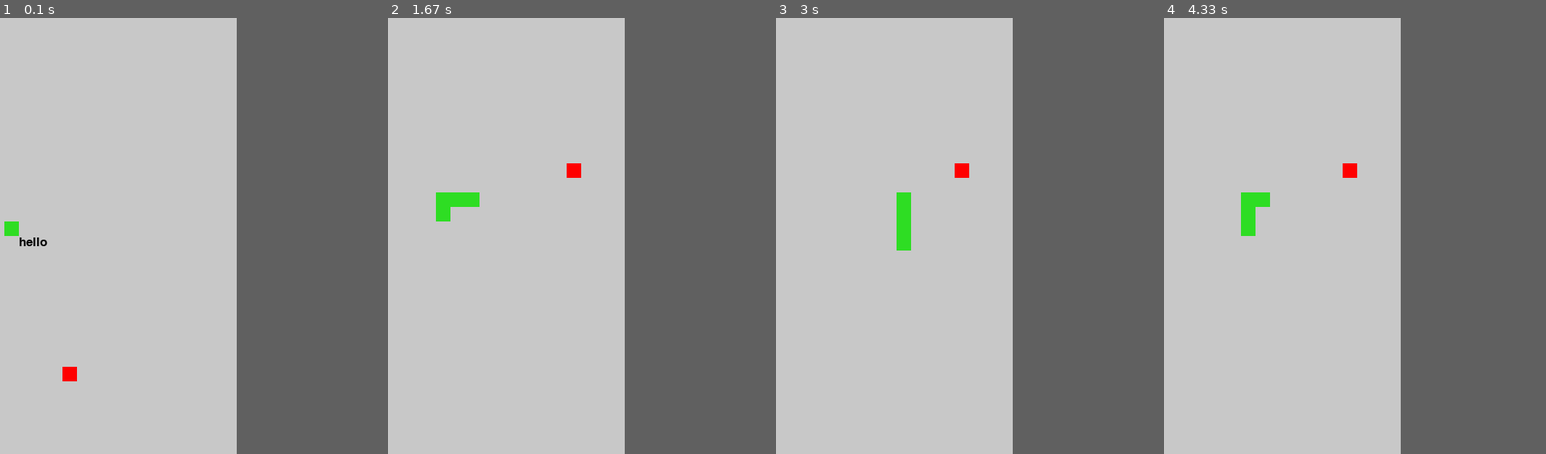
Above: before the commit, frames 1-4 (left to right).
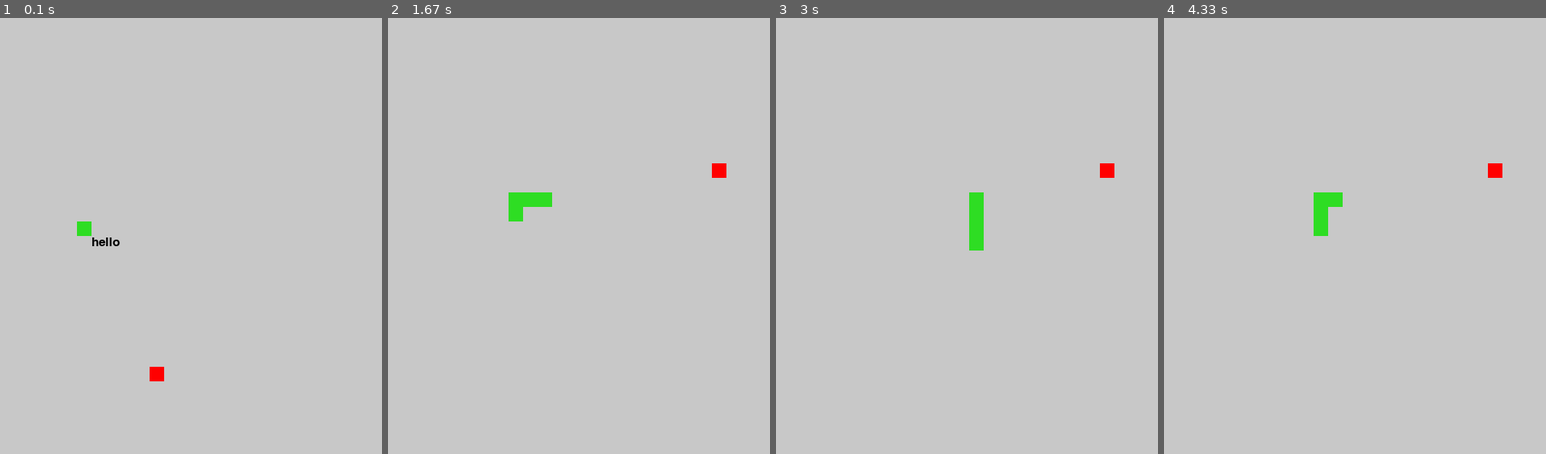
Above: after the commit, the same moments.

Repository: AndyGJorgensen/PyGameTutorialSnake
Game: pygame game, started from PyGameTutorialSnake/PyGameTutorialSnake/PyGameTutorialSnake.py
Two runs of this game, one before a commit and one after it. Both use one fixed random seed, a clock stepped at 60 frames per second and the inputs below.
Inputs:
- Up to frame 1 (0.1 s): no input
- Up to frame 2 (1.67 s): hold Right 0.33-0.8 s; hold Up 0.83-1.27 s; hold Right from 1.3 s (still down)
- Up to frame 3 (3 s): release Right at 1.8 s; hold Down 2.4-2.95 s; hold Left from 2.98 s (still down)
- Up to frame 4 (4.33 s): release Left at 3.53 s; hold Up 3.57-4.12 s; hold Right from 4.15 s (still down)
In our replay, the window is 600x600 before the commit and 800x600 after it. These sizes can differ from the game's own. Grey fills any space a smaller window leaves; there, only what the larger window draws over its background counts as a difference.

The runs differ from the first frame. In frame 1, 0.7% of the frame differs, in the area x 1-43%, y 46-84%; in frame 2, 1.3%, in the area x 12-89%, y 33-47%; in frame 3, 1.3%; in frame 4, 1.3%.

Commit message:
Changed Display Width from 600 to 800

Diff:
--- a/PyGameTutorialSnake/PyGameTutorialSnake/PyGameTutorialSnake.py
+++ b/PyGameTutorialSnake/PyGameTutorialSnake/PyGameTutorialSnake.py
@@ -3,7 +3,7 @@
 pygame.init()
 
 #setup display
-display_width = 600
+display_width = 800
 display_height = 600
 fps=0
 gameDisplay = pygame.display.set_mode((display_width, display_height))
